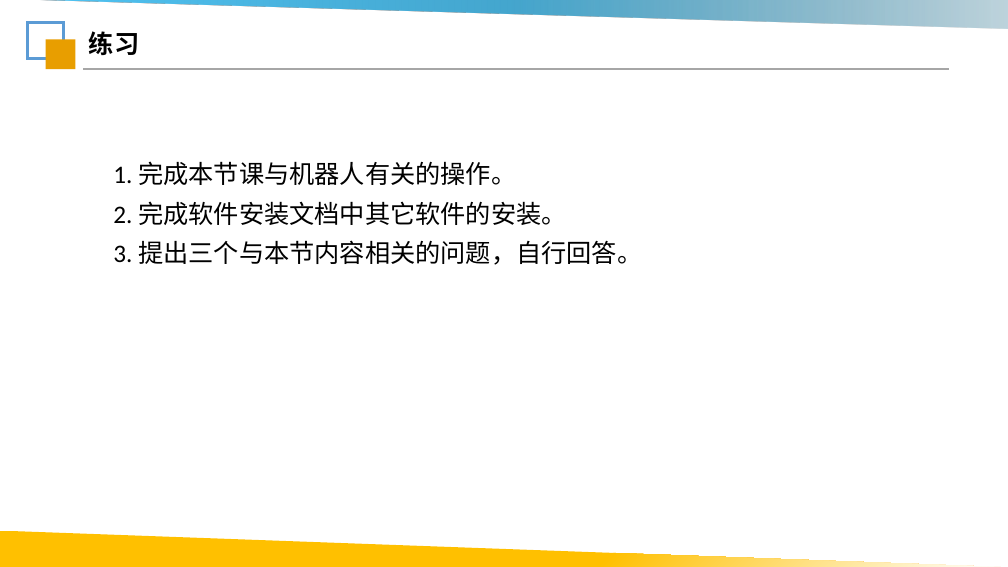
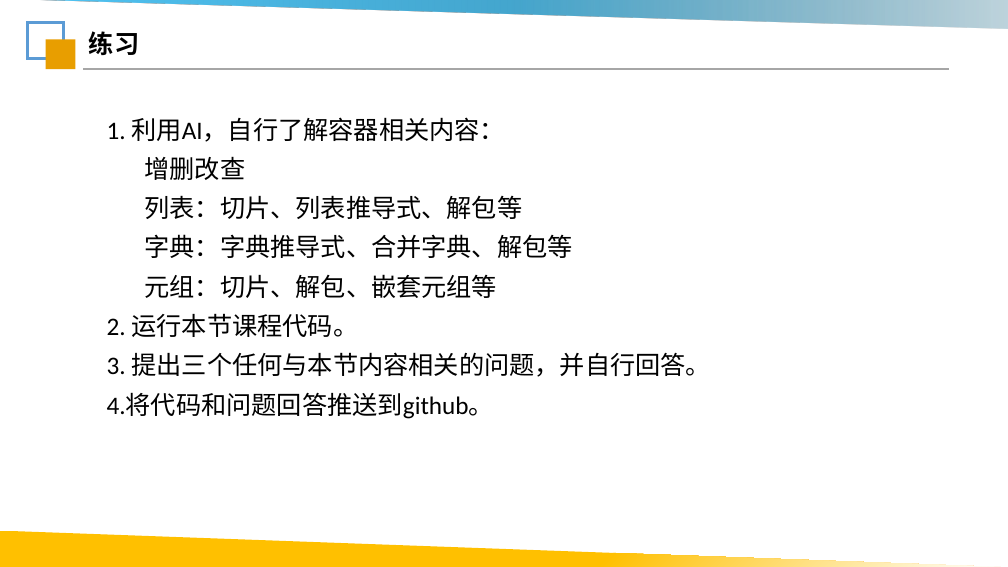
Before and after one commit to Lsnxiaoxiong/robot-course, a slide deck: slide 44 of ppt/第2课_Python与机器人控制.pptx (slide 26 before the commit). Drawn at 1008x567 pixels with LibreOffice and Linux fonts; fonts in the diff are those of the drawing; background and template pictures are left out. Boxes give left, top, right and bottom in pixels: in the first picture for what was removed or moved away, otherwise in the second. Text is boxed around its words. In the diff, an @@ line names an element or a change of style, - is before the commit and + after.

Commit message:
docs(readme): 更新README文档内容和格式
- 修改虚拟环境创建说明，强调必须使用虚拟环境
- 调整HiwonderSDK安装步骤描述
- 更新VSCode launch.json配置说明
- 修改课后练习要求，增加代码推送github要求
- 统一将"练习"改为"案例"
- 完善文件操作编码方式说明- 添加机器人动作接口文档注释
- 移除冗余的代码注释和示例

```diff
--- a/ppt/第2课_Python与机器人控制.pptx
+++ b/ppt/第2课_Python与机器人控制.pptx
@@ text at (x1=107, y1=117, x2=711, y2=419): text changed @@
-1. 完成本节课与机器人有关的操作。
-2. 完成软件安装文档中其它软件的安装。
-3. 提出三个与本节内容相关的问题，自行回答。
+1. 利用AI，自行了解容器相关内容：
+  增删改查
+  列表：切片、列表推导式、解包等
+  字典：字典推导式、合并字典、解包等
+  元组：切片、解包、嵌套元组等
+2. 运行本节课程代码。
+3. 提出三个任何与本节内容相关的问题，并自行回答。
+4.将代码和问题回答推送到github。
```
Also in this commit, not shown: 3 other slides changed, 21 slides added, 3 slides removed, 3 other files.
